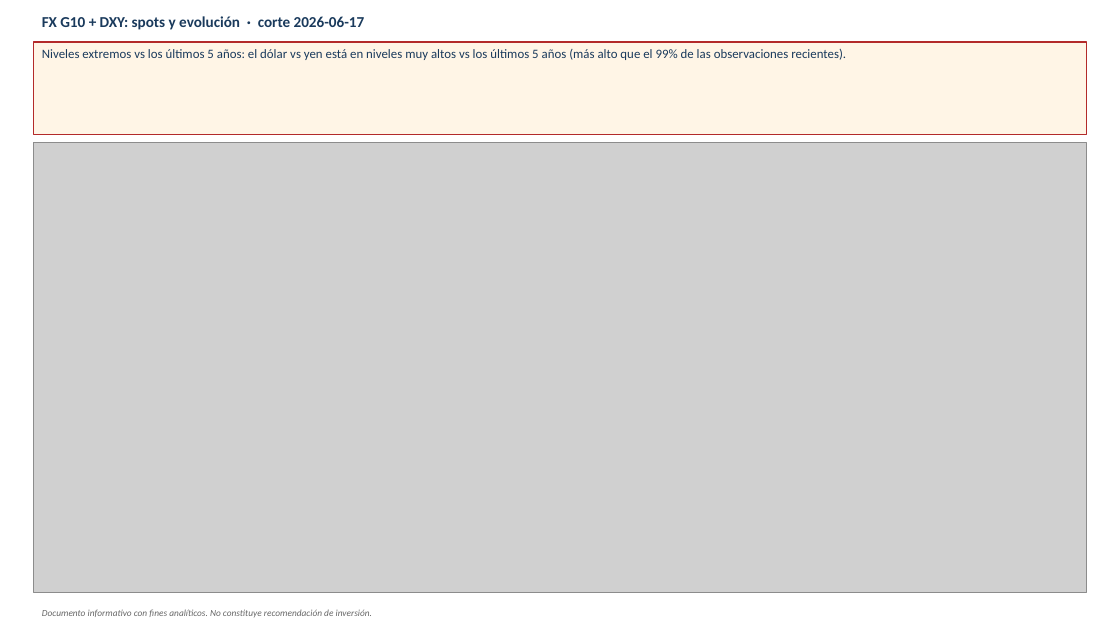
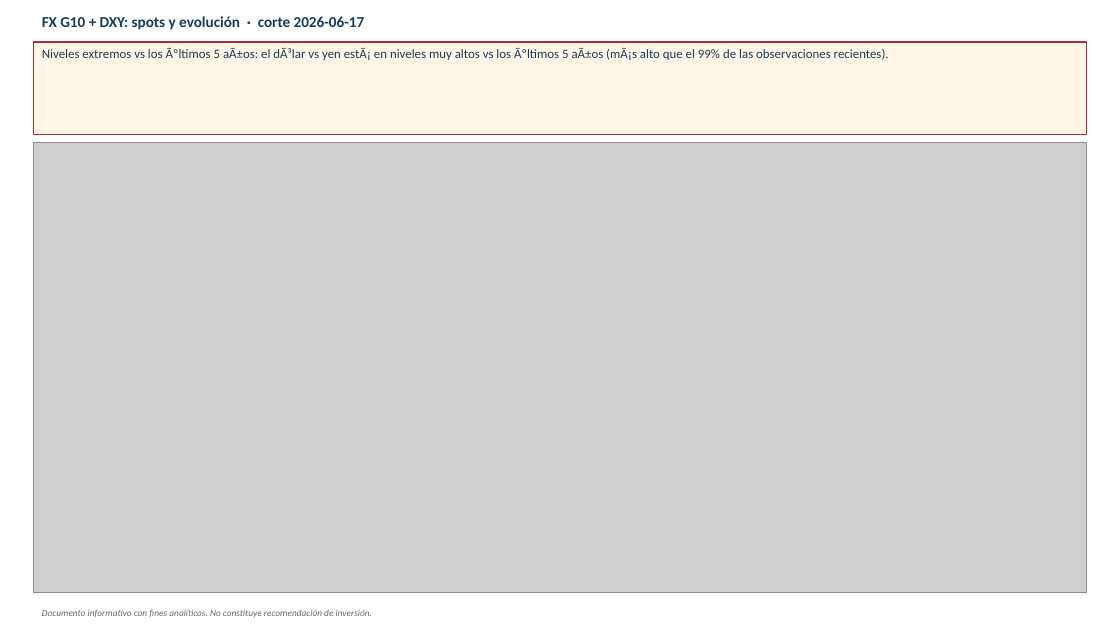
Before and after one commit to andresborrerom/credito_Panama, a slide deck: slide 8 of docs/informativa/outputs/2026-06-17/deck_informativa_2026-06-17.pptx. Drawn at 1120x630 pixels with LibreOffice and Linux fonts; fonts in the diff are those of the drawing; grey boxes stand for pictures. Boxes give left, top, right and bottom in pixels: in the first picture for what was removed or moved away, otherwise in the second. Text is boxed around its words. In the diff, an @@ line names an element or a change of style, - is before the commit and + after.

```diff
--- a/docs/informativa/outputs/2026-06-17/deck_informativa_2026-06-17.pptx
+++ b/docs/informativa/outputs/2026-06-17/deck_informativa_2026-06-17.pptx
@@ text in rectangle at bbox=[42, 48, 889, 60]: text changed @@
-Niveles extremos vs los últimos 5 años: el dólar vs yen está en niveles muy altos vs los últimos 5 años (más alto que el 99% de las observaciones recientes).
+Niveles extremos vs los Ãºltimos 5 aÃ±os: el dÃ³lar vs yen estÃ¡ en niveles muy altos vs los Ãºltimos 5 aÃ±os (mÃ¡s alto que el 99% de las observaciones recientes).
```
Also in this commit, not shown: 6 other slides changed.
